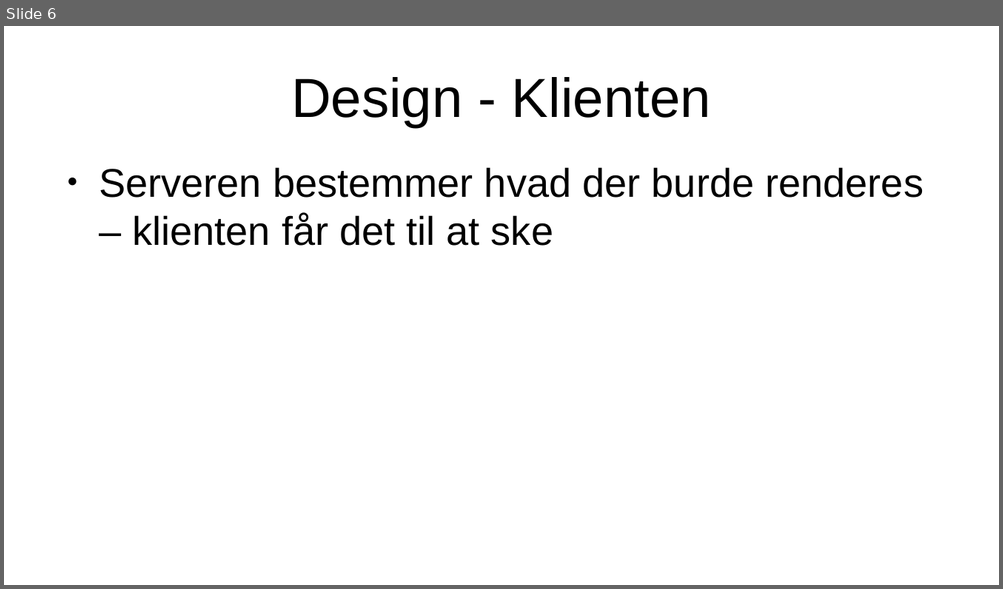
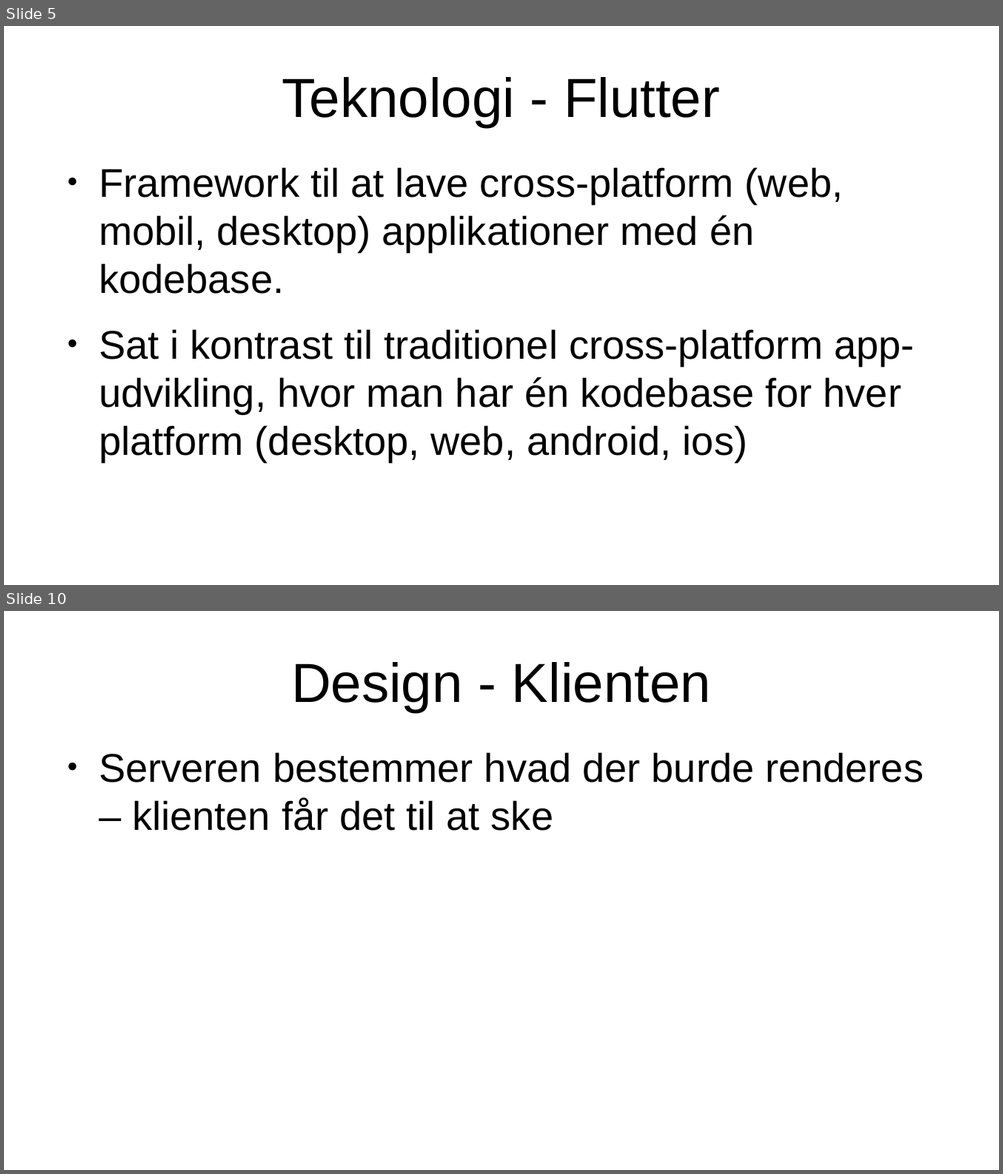
Before and after one commit to camper0008/school-example-projects, a slide deck: flutter-deno-websockets/presentation/presentation.odp. Shown one above the other, each under a label of ours: slide 6 before the commit, slides 5 and 10 after it; the slides between them are not shown. The pictures are 1003x589 and 1003x1174 pixels, drawn with LibreOffice and Linux fonts; fonts in the diff are those of the drawing. Boxes give left, top, right and bottom in pixels: in the first picture for what was removed or moved away, otherwise in the second. Text is boxed around its words. In the diff, an @@ line names an element or a change of style, - is before the commit and + after.

```diff
--- a/flutter-deno-websockets/presentation/presentation.odp
+++ b/flutter-deno-websockets/presentation/presentation.odp
@@ slide 5 added at (4, 26, 999, 585), background #FFFFFF @@
@@ title added at (282, 77, 720, 127), 44 pt, text #000000 @@
+Teknologi - Flutter
@@ text added at (99, 167, 913, 462), 32 pt, text #000000 @@
+● Framework til at lave cross-platform (web, mobil, desktop) applikationer med én kodebase.
+● Sat i kontrast til traditionel cross-platform app-udvikling, hvor man har én kodebase for hver platform (desktop, web, android, ios)
@@ what was slide 6 is now slide 10 @@
```
Also in this commit, not shown: 6 slides changed, 8 other slides added, 1 slide removed.
